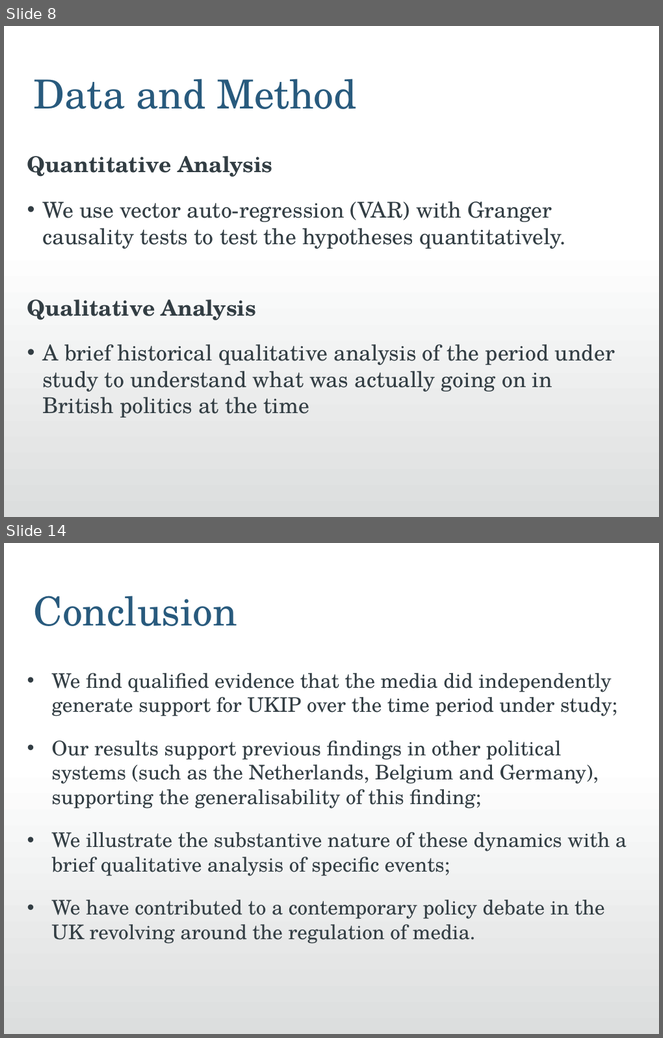
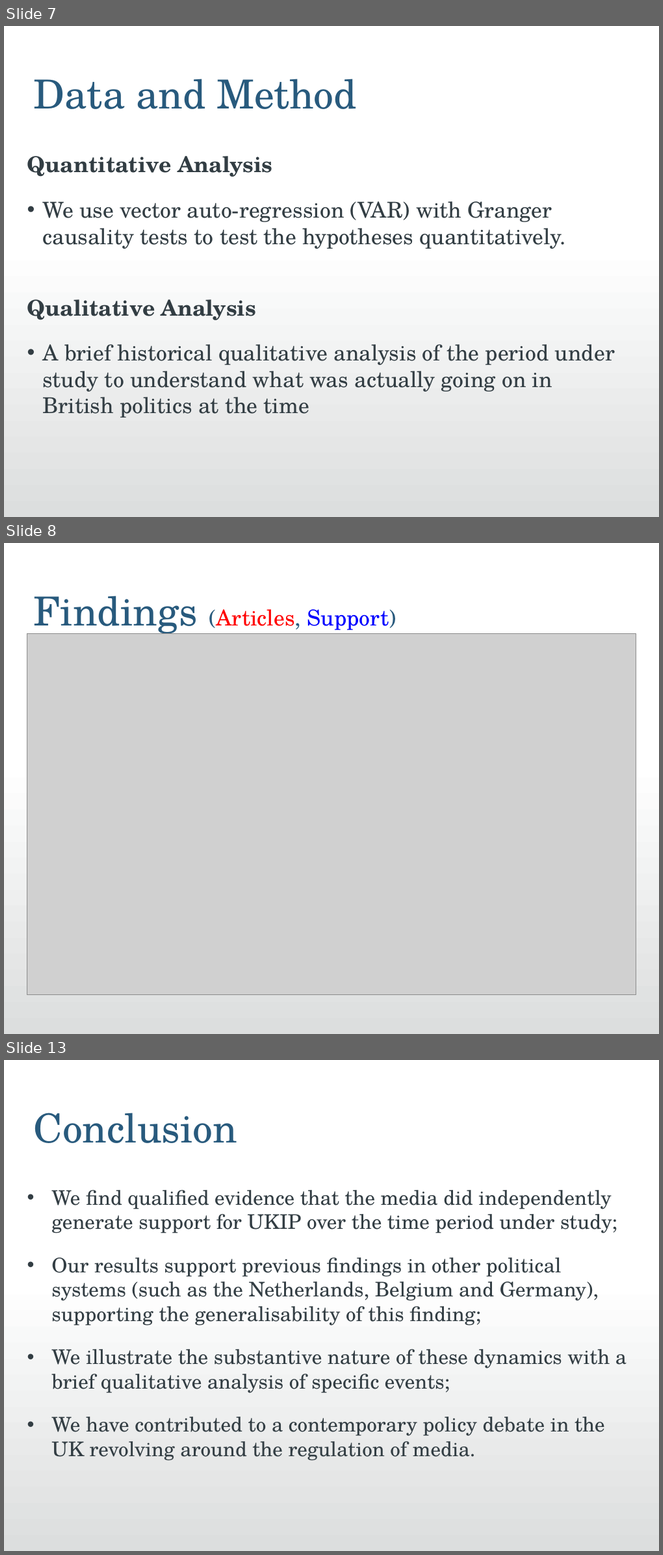
Before and after one commit to jmrphy/ukip_media, a slide deck: PSA Presentation V2.ppt. Shown one above the other, each under a label of ours: slides 8 and 14 before the commit, slides 7, 8 and 13 after it; the slides between them are not shown. The pictures are 663x1038 and 663x1555 pixels, drawn with LibreOffice and Linux fonts; fonts in the diff are those of the drawing; grey boxes stand for pictures; background and template pictures are left out. Boxes give left, top, right and bottom in pixels: in the first picture for what was removed or moved away, otherwise in the second. Text is boxed around its words. In the diff, an @@ line names an element or a change of style, - is before the commit and + after.

```diff
--- a/PSA Presentation V2.ppt
+++ b/PSA Presentation V2.ppt
@@ slide 8 added at [4,543,659,1034], background #FFFFFF; not listed: 1 template element that a slide beside it also shows @@
@@ text added at [34,596,396,637], 24 pt, text #285A7D @@
+Findings (Articles, Support)
@@ picture added at [27,634,636,995] @@
@@ what was slide 8 is now slide 7 @@
@@ what was slide 14 is now slide 13 @@
```
Also in this commit, not shown: 8 slides changed, 2 other slides added, 3 slides removed, 18 other files.
